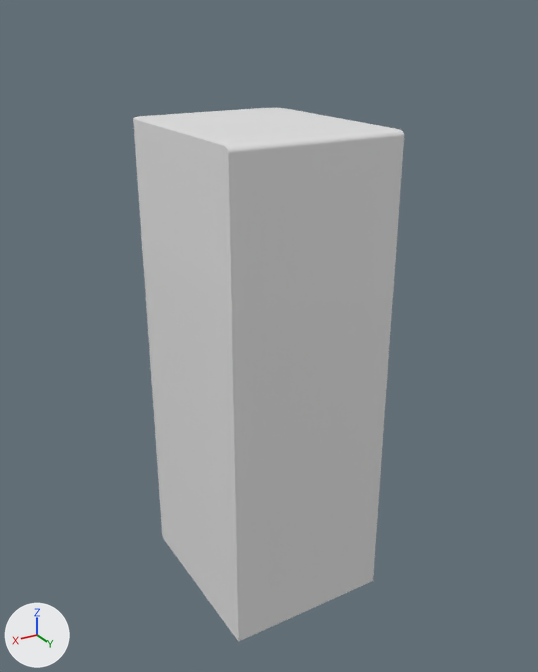
An edit to the Blender file 3dPrint/FoodHopper/Food Hopper.blend, drawn before and after from the same camera.
Rendered twice from a 50 mm camera at (115.4, 206.0, 169.5) aimed at (-3.8, 7.4, 70.2). Every picture has the same lights, and +X, +Y and +Z are marked at lower left.

Objects in the first picture: 'CapFlush_Outer', 'Hopper'.
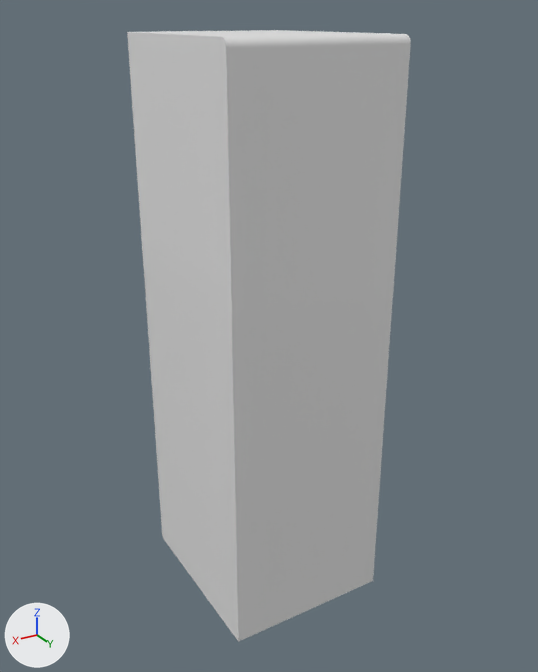
Location of each change, [x1, y1, x2, y2] in pixels of the pictures (538 x 672 px):
```json
{"object": "CapFlush_Outer", "change": "moved, rescaled", "before": [133, 108, 404, 335], "after": [127, 30, 411, 335], "on screen": "34% taller"}
```

Scene script edits in JSON lines:
```json
{"op": "set", "path": "ob_capflush_outer.location", "old": "(0.0, 7.0, 115.0)", "new": "(0.0, 7.0, 127.5)"}
{"op": "set", "path": "ob_capflush_outer.scale", "old": "(0.933, 1.13, 0.833)", "new": "(0.933, 1.13, 1.25)"}
```
